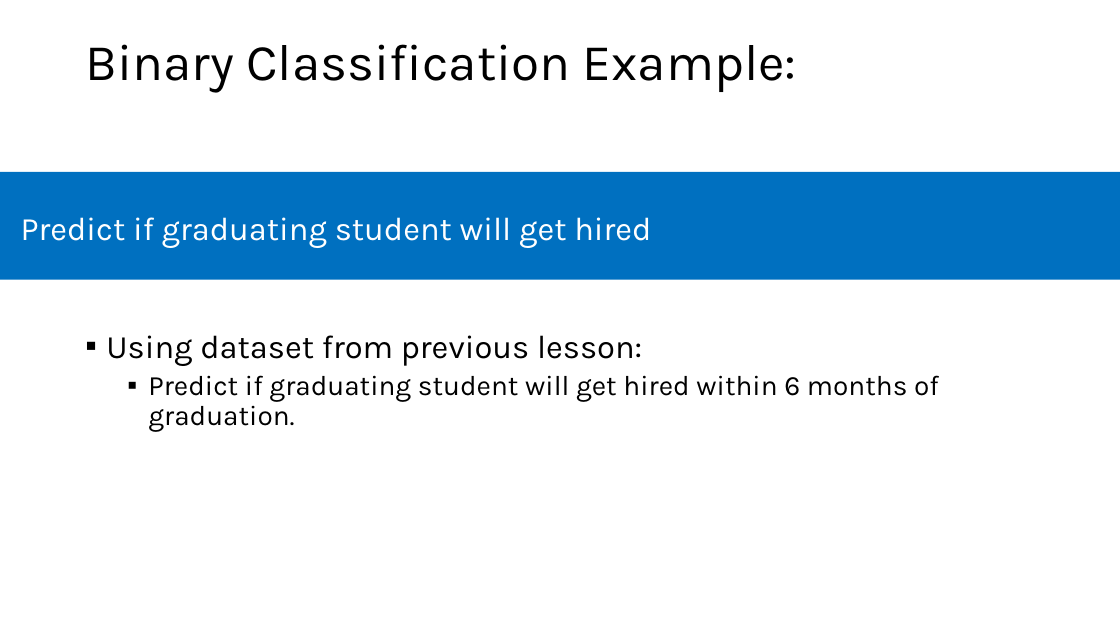
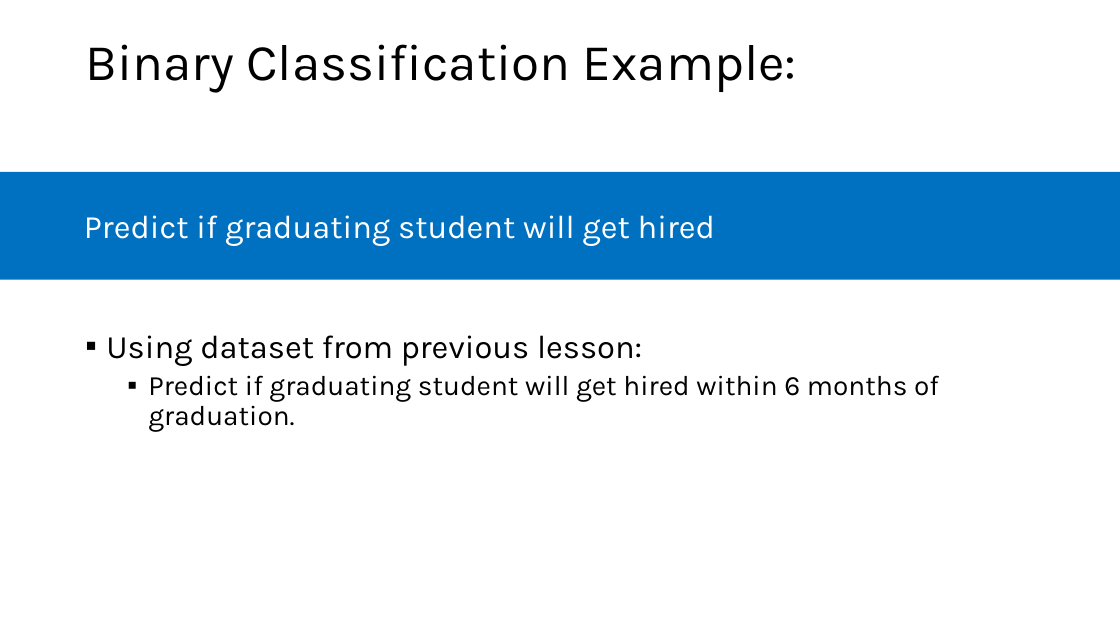
Before and after one commit to microsoft/AcademicContent, a slide deck: slide 18 of Instructor-Led/Module5/Lessons/Module5_Lesson7 Regression and Classification.pptx. Drawn at 1120x630 pixels with LibreOffice and Linux fonts; fonts in the diff are those of the drawing. Boxes give left, top, right and bottom in pixels: in the first picture for what was removed or moved away, otherwise in the second. Text is boxed around its words. In the diff, an @@ line names an element or a change of style, - is before the commit and + after.

```diff
--- a/Instructor-Led/Module5/Lessons/Module5_Lesson7 Regression and Classification.pptx
+++ b/Instructor-Led/Module5/Lessons/Module5_Lesson7 Regression and Classification.pptx
@@ text "Predict if graduating student will ...": place and size @@
-text "Predict if graduating student will ..." at <box>21,217,651,248</box>
+text "Predict if graduating student will ..." at <box>84,215,715,246</box>
```
Also in this commit, not shown: 10 other slides changed, 11 other files.
